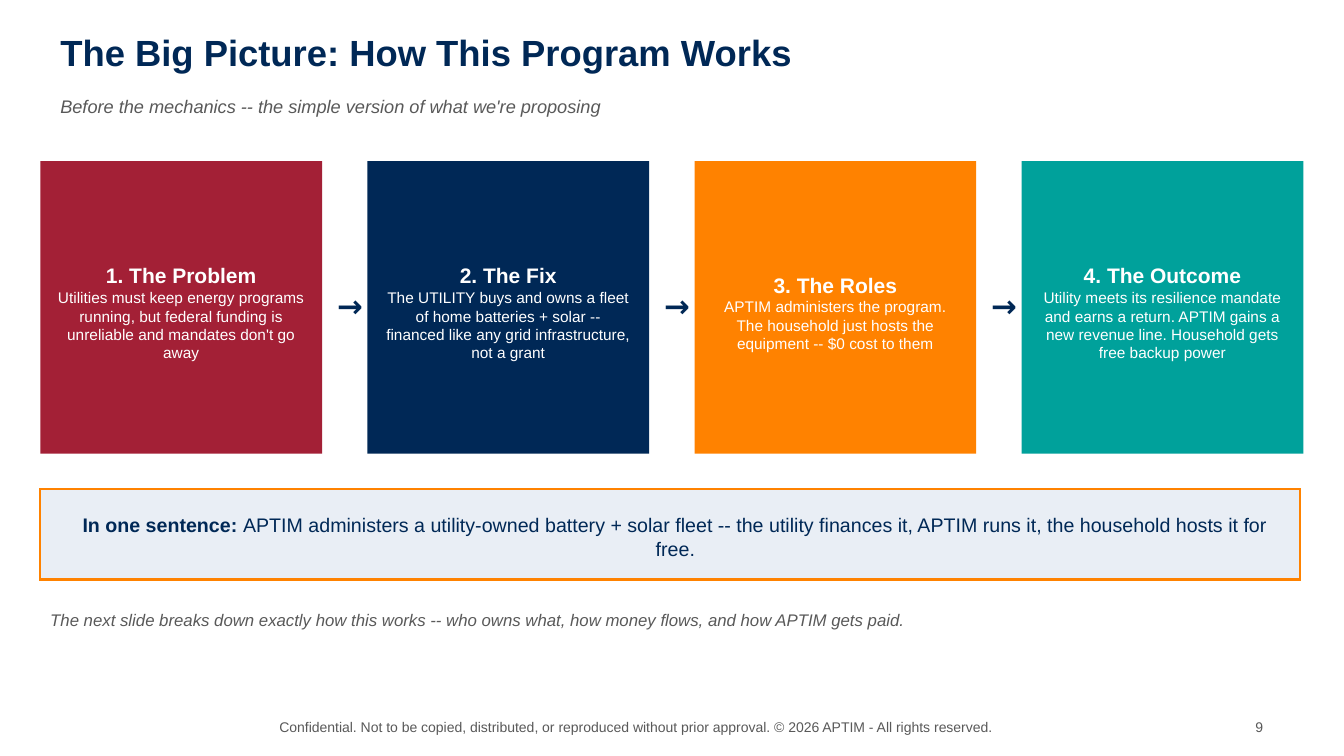
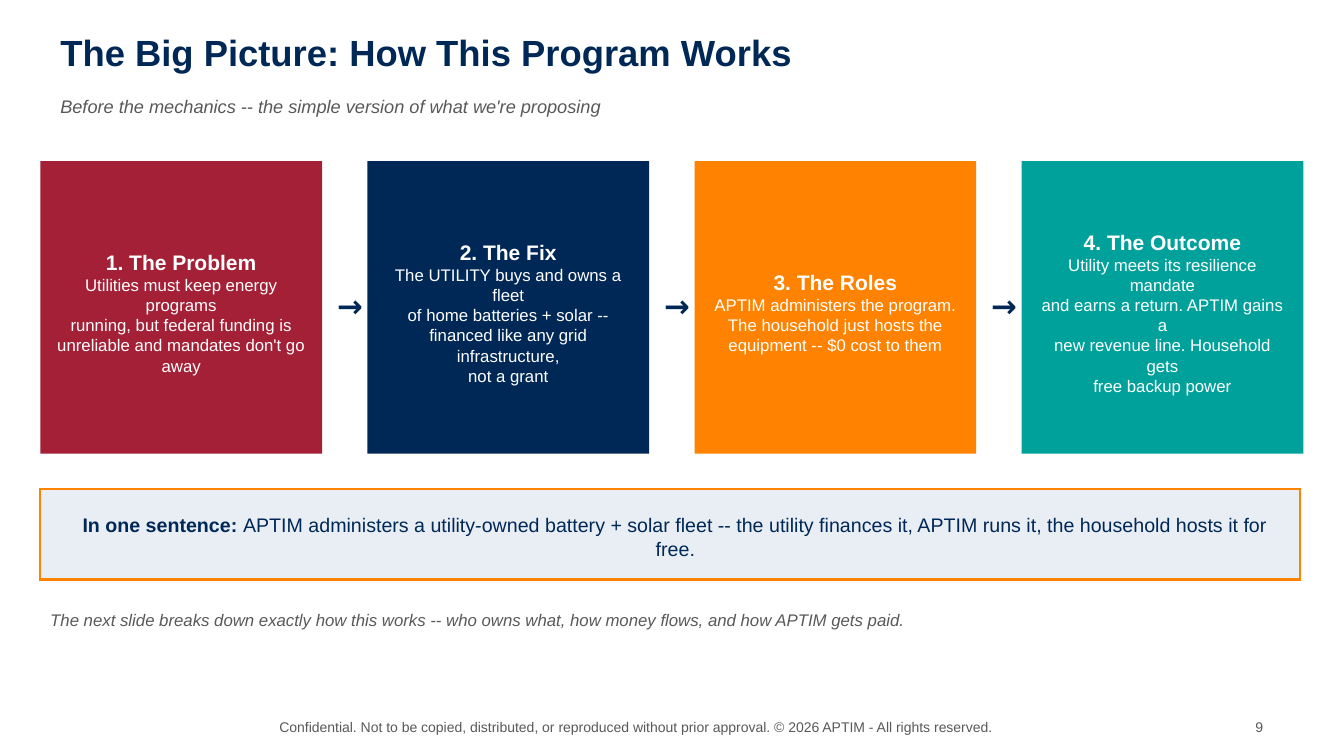
Before and after one commit to graseeuh/HERMES, a slide deck: slide 9 of Group_1_STRIVE_Presentation.pptx. Drawn at 1344x756 pixels with LibreOffice and Linux fonts; fonts in the diff are those of the drawing; background and template pictures are left out. Boxes give left, top, right and bottom in pixels: in the first picture for what was removed or moved away, otherwise in the second. Text is boxed around its words. In the diff, an @@ line names an element or a change of style, - is before the commit and + after.

```diff
--- a/Group_1_STRIVE_Presentation.pptx
+++ b/Group_1_STRIVE_Presentation.pptx
@@ text in rectangle at (x1=395, y1=269, x2=621, y2=386): size 11 to 12 pt @@
@@ text in rectangle at (x1=1042, y1=259, x2=1283, y2=396): size 11 to 12 pt in "Utility meets its resilience mandate and earns ..." @@
@@ text in rectangle at (x1=57, y1=279, x2=305, y2=376): size 11 to 12 pt in "Utilities must keep energy programs running, but ..." @@
@@ text in rectangle at (x1=714, y1=299, x2=956, y2=355): size 11 to 12 pt in "APTIM administers the program. The household just ..." @@
```
Also in this commit, not shown: 5 other slides changed.
